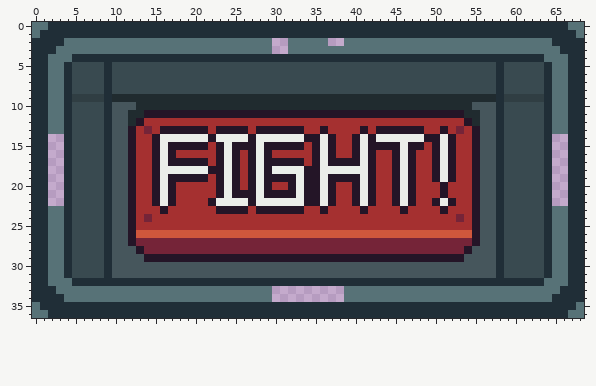
Two states of a sprite sheet, art/UI/Container Stacking/fight-button-pressed.png. Above, as it was before the edit.
The file is 69x37 pixels. Colours within 5 levels of each other are drawn and written as one.
Now the later version:
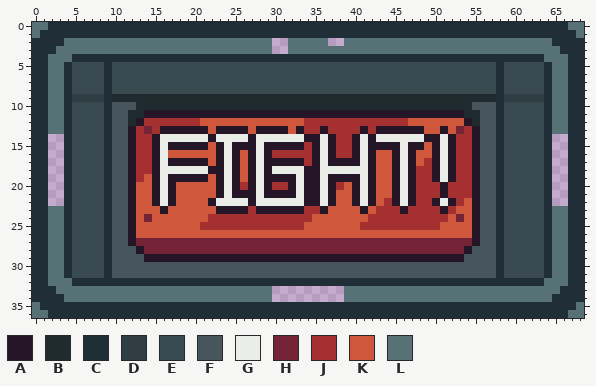
Palette (. is transparent): A #241527  B #202b2f  C #202e37  D #303e43  E #394a50  F #46565c  G #ebede9  H #752438  J #a53030  K #cf573c  L #577277
What changed:
@@ x 11..56 @@
 11 FBBAAAAAAAAAAAAAAAAAAAAAAAAAAAAAAAAAAAAAAAABBF
-12 FBAJJJJJJJJJJJJJJJJJJJJJJJJJJJJJJJJJJJJJJJJABF
-13 FAJHJAAAAAAJAAAAJAAAAAAJJAJJJJAJAAAAAAJJAJHJAF
+12 FBAJJJJJJJKKKKKKKKKKKKKJJJJJJJJJJJJJKKKKKKKABF
+13 FAJHJAAAAAAKAAAAKAAAAKAJJAJJJJAJAAAAAAKKAKHJAF
 14 FAJJAGGGGGGAGGGGAGGGGGGAAGAJJAGAGGGGGGAAGAJJAF
-15 FAJJAGAAAAAJAGAAAGAAAAAJAGAJJAGAAAAGAAJAGAJJAF
-16 FAJJAGAJJJJJAGAJAGAJJJJJAGAJJAGAJJAGAJJAGAJJAF
-17 FAJJAGAAAAAJAGAJAGAAAAAJAGAAAAGAJJAGAJJAGAJJAF
-18 FAJJAGGGGGGAAGAJAGAGGGGAAGGGGGGAJJAGAJJAGAJJAF
-19 FAJJAGAAAAAJAGAJAGAAAAGAAGAAAAGAJJAGAJJAGAJJAF
-20 FAJJAGAJJJJJAGAJAGAJJAGAAGAJJAGAJJAGAJJJAJJJAF
-21 FAJJAGAJJJJJAGAAAGAAAAGAAGAJJAGAJJAGAJJJAJJJAF
-22 FAJJAGAJJJJAGGGGAGGGGGGAAGAJJAGAJJAGAJJAGAJJAF
-23 FAJJJAJJJJJJAAAAJAAAAAAJJAJJJJAJJJJAJJJJAJJJAF
-24 FAJHJJJJJJJJJJJJJJJJJJJJJJJJJJJJJJJJJJJJJJHJAF
-25 FAJJJJJJJJJJJJJJJJJJJJJJJJJJJJJJJJJJJJJJJJJJAF
+15 FAJJAGAAAAAKAGAAAGAAAAAJAGAJJAGAAAAGAAKAGAJJAF
+16 FAJJAGKKKKKKAGAKAGAJJJJJAGAJJAGAKKAGAKKAGAJJAF
+17 FAJJAGAAAAAKAGAKAGAAAAAJAGAAAAGAKKAGAKJAGAJJAF
+18 FAJJAGGGGGGAAGAKAGAGGGGAAGGGGGGAKKAGAJJAGAJJAF
+19 FAJKAGAAAAAKAGAKAGAAAAGAAGAAAAGAKKAGAJJAGAJJAF
+20 FAKKAGAKKKKKAGAJAGAJJAGAAGAJKAGAKKAGAJJJAJJJAF
+21 FAKKAGAKKKKKAGAAAGAAAAGAAGAKKAGAKKAGAJJJAJJJAF
+22 FAKKAGAKKKKAGGGGAGGGGGGAAGAKKAGAKJAGAJJAGAJKAF
+23 FAKKKAKKKKKKAAAAJAAAAAAJJAKKKKAKJJJAJJJJAJKKAF
+24 FAKHKKKKKKKJJJJJJJJJJJJJKKKKKKKJJJJJJJJJJKHKAF
+25 FAKKKKKKKKJJJJJJJJJJJJJKKKKKKKJJJJJJJJJJKKKKAF
 26 FAKKKKKKKKKKKKKKKKKKKKKKKKKKKKKKKKKKKKKKKKKKAF
Boxes around the changes in both pictures, in picture pixels (x1, y1, x2, y2):
changed: (136, 118, 304, 230)
changed: (304, 118, 472, 230)
